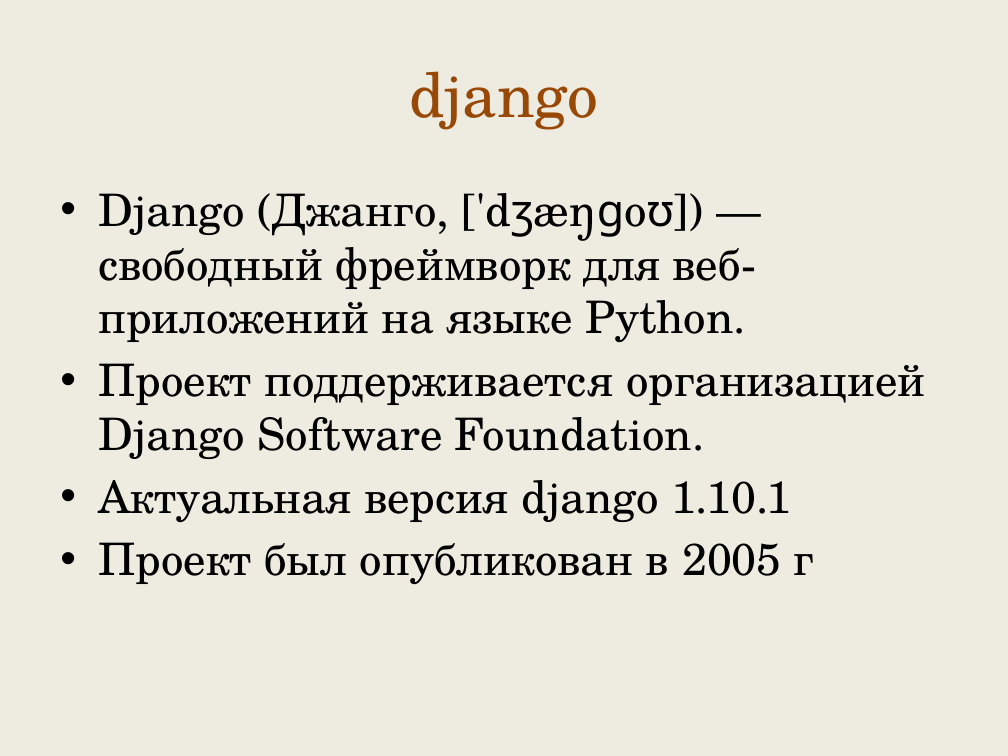
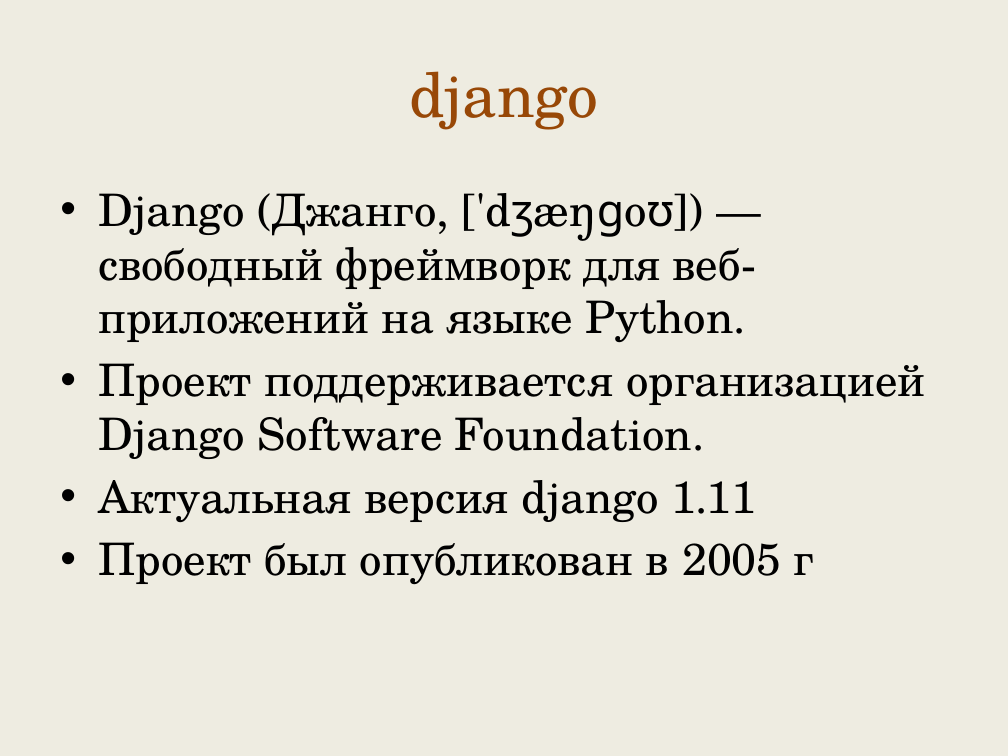
Before and after one commit to maxchv/LearnPython, a slide deck: slide 2 of week11/intro_django.pptx. Drawn at 1008x756 pixels with LibreOffice and Linux fonts; fonts in the diff are those of the drawing. Boxes give left, top, right and bottom in pixels: in the first picture for what was removed or moved away, otherwise in the second. Text is boxed around its words. In the diff, an @@ line names an element or a change of style, - is before the commit and + after.

```diff
--- a/week11/intro_django.pptx
+++ b/week11/intro_django.pptx
@@ text at (98,480,756,523): text changed @@
-• Актуальная версия django 1.10.1
+• Актуальная версия django 1.11
```
Also in this commit, not shown: 1 slide added.
